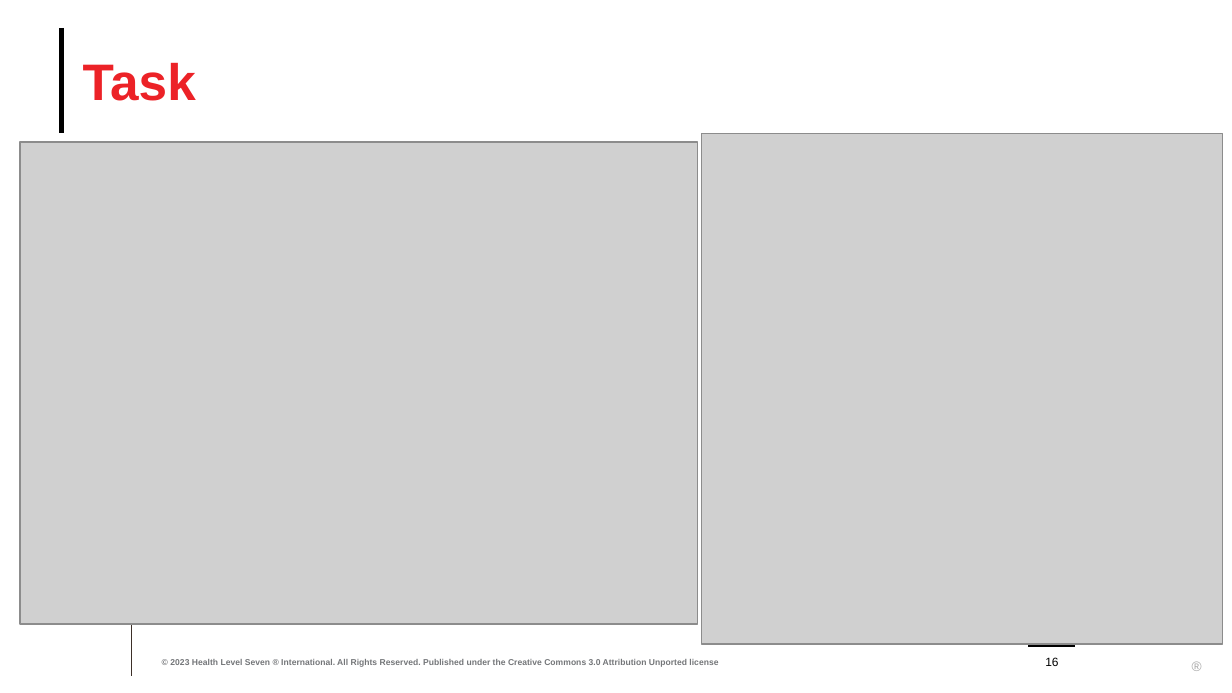
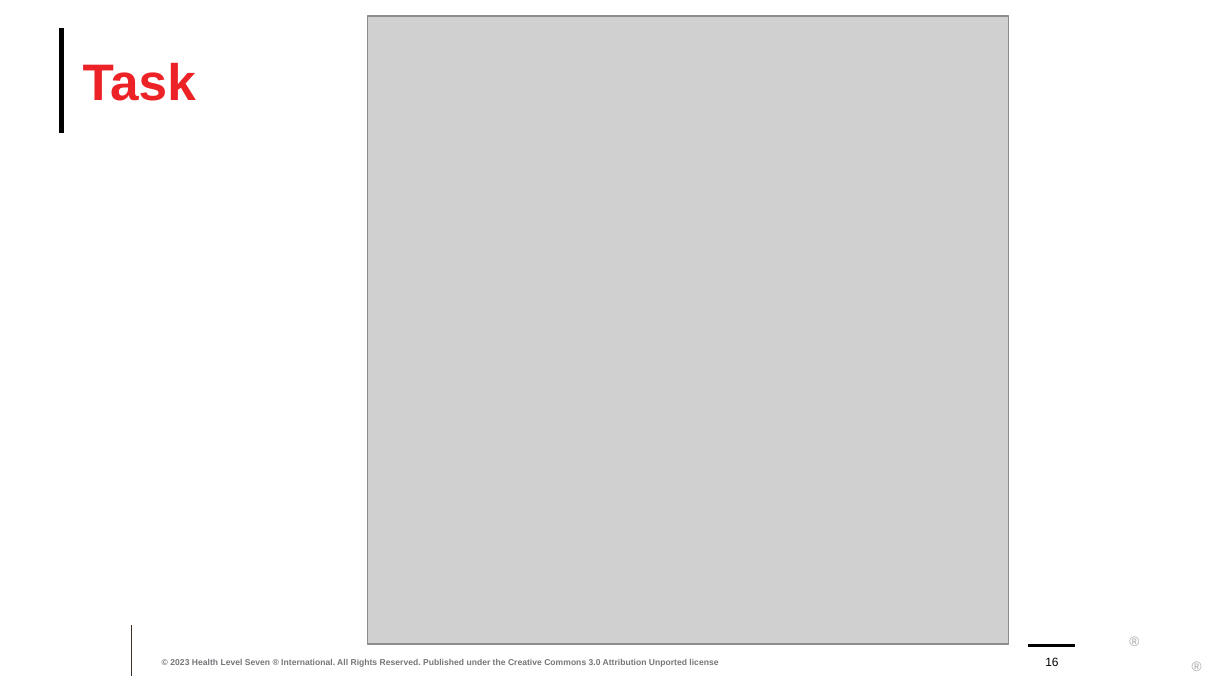
Before and after one commit to FHIR/documents, a slide deck: slide 16 of presentations/2023-12 Webinars/2023-12 Referrals and Orders.pptx. Drawn at 1232x693 pixels with LibreOffice and Linux fonts; fonts in the diff are those of the drawing; grey boxes stand for pictures; background and template pictures are left out. Boxes give left, top, right and bottom in pixels: in the first picture for what was removed or moved away, otherwise in the second. Text is boxed around its words. In the diff, an @@ line names an element or a change of style, - is before the commit and + after.

```diff
--- a/presentations/2023-12 Webinars/2023-12 Referrals and Orders.pptx
+++ b/presentations/2023-12 Webinars/2023-12 Referrals and Orders.pptx
@@ picture: place and size @@
-picture at box(701, 133, 1222, 644)
+picture at box(368, 16, 1009, 644)
@@ picture removed at box(20, 142, 697, 623) @@
@@ text added at box(1129, 628, 1142, 639), 8 pt, text #A6A6A6 @@
+®
```
Also in this commit, not shown: 1 other slide changed, 2 slides added.
